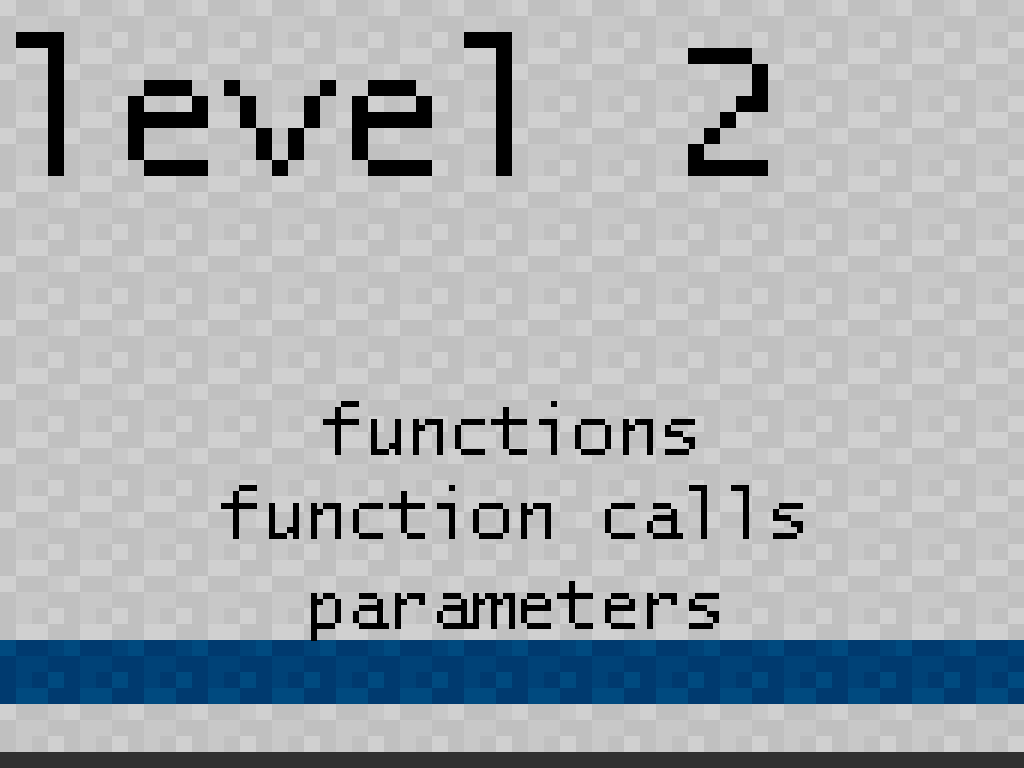
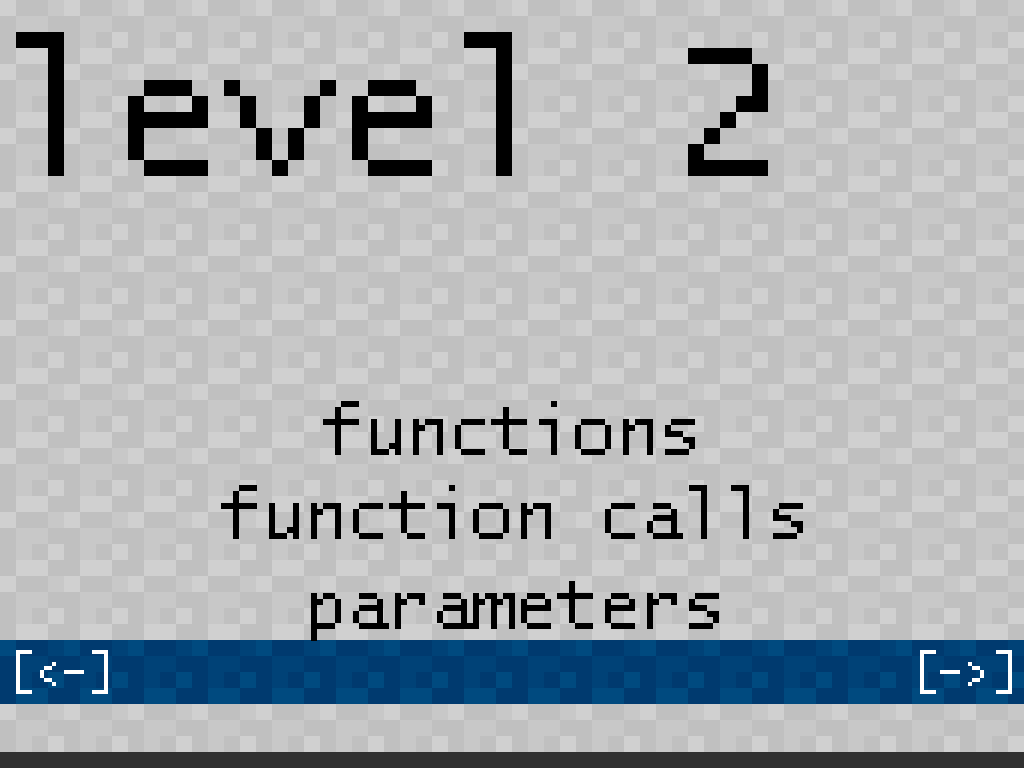
Layer changes from the first 1024px x 768px image to the second:
added layer "left arrow" above "right arrow" over (x1=16, y1=650, x2=108, y2=694)
added layer "right arrow" above "Floor" over (x1=920, y1=650, x2=1012, y2=694)
